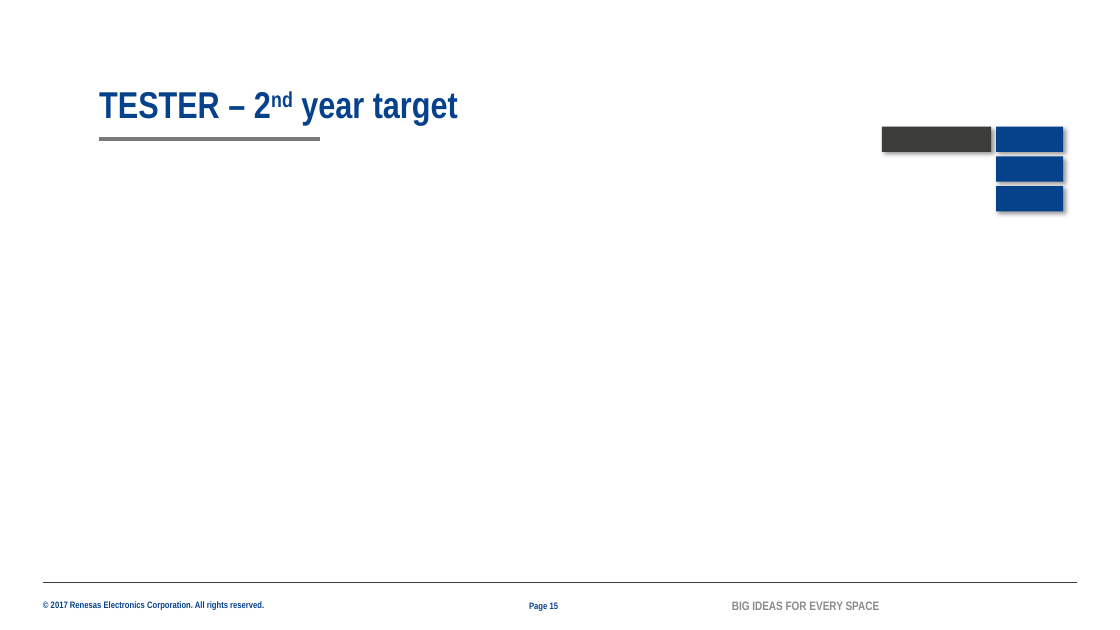
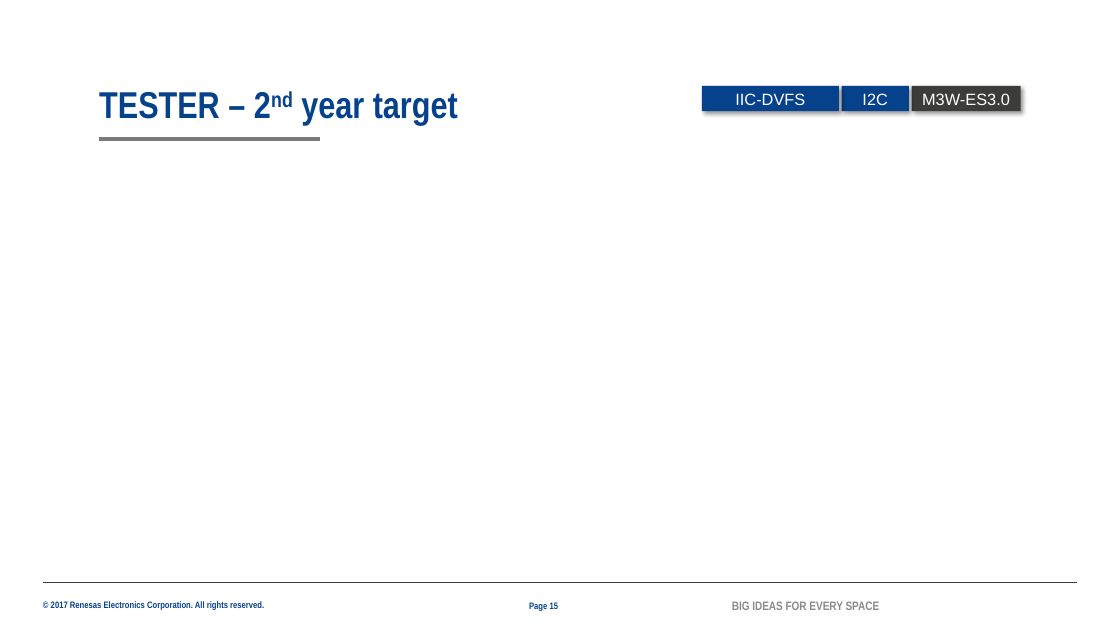
Before and after one commit to lesyhau/bridge, a slide deck: slide 15 of mms.pptx. Drawn at 1120x630 pixels with LibreOffice and Linux fonts; fonts in the diff are those of the drawing; background and template pictures are left out. Boxes give left, top, right and bottom in pixels: in the first picture for what was removed or moved away, otherwise in the second. Text is boxed around its words. In the diff, an @@ line names an element or a change of style, - is before the commit and + after.

```diff
--- a/mms.pptx
+++ b/mms.pptx
@@ rectangle added at bbox=[702, 86, 839, 111], fill #06418C, 14 pt, text #FFFFFF @@
+IIC-DVFS
@@ rectangle added at bbox=[842, 86, 909, 111], fill #06418C, 14 pt, text #FFFFFF @@
+I2C
@@ rectangle added at bbox=[912, 86, 1021, 111], fill #3C3C3B, 14 pt, text #FFFFFF @@
+M3W-ES3.0
@@ rectangle removed at bbox=[882, 127, 991, 152] @@
@@ rectangle removed at bbox=[996, 127, 1064, 152] @@
@@ rectangle removed at bbox=[996, 156, 1064, 181] @@
@@ rectangle removed at bbox=[996, 187, 1064, 212] @@
```
Also in this commit, not shown: 9 other slides changed.
